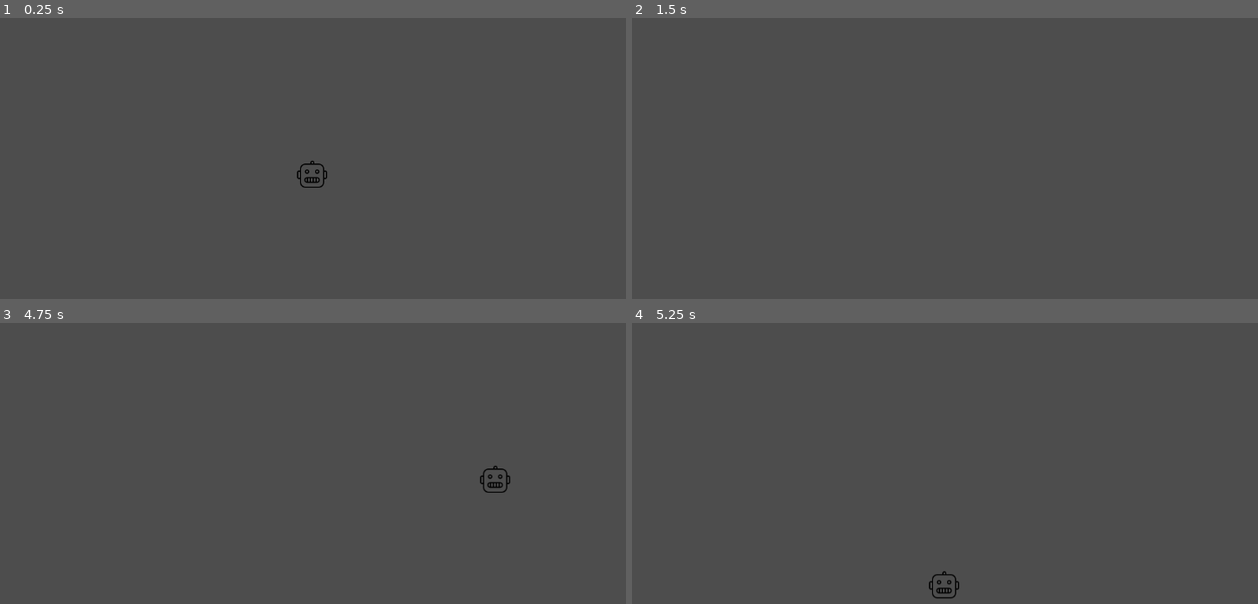
Above: before the commit, frames 1-4 (two rows, left to right).
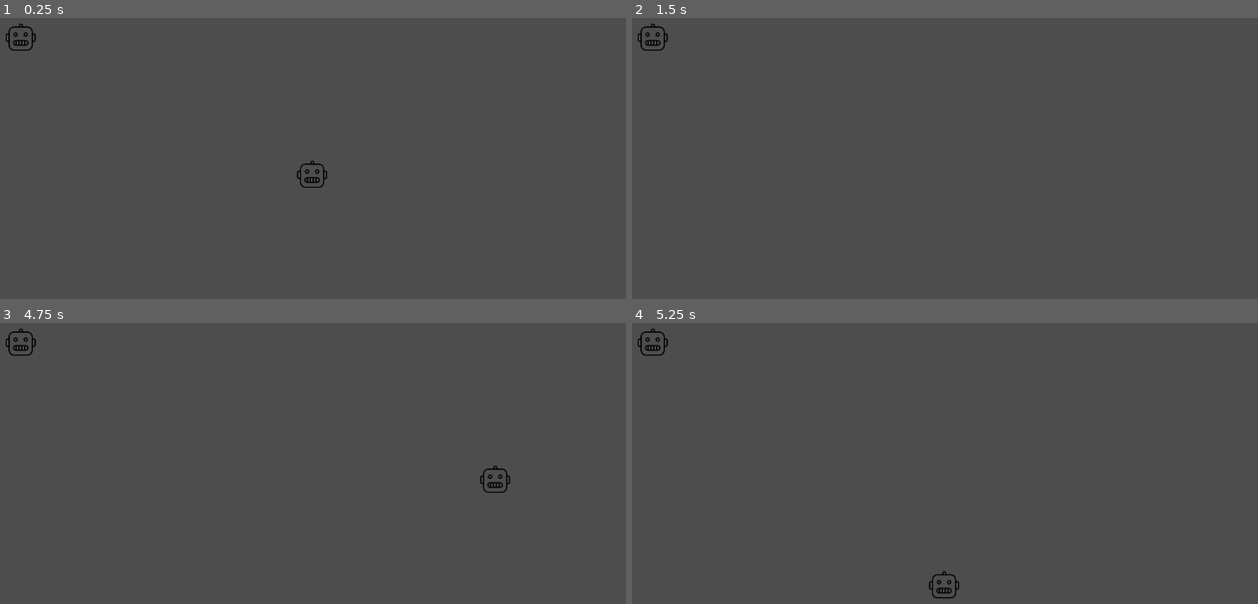
Above: after the commit, the same moments.

Repository: Black-Sheep-Studios/wire-hacking-robots
Game: Godot game, scene res://game.tscn
Same seed, same stepped clock (60 frames per second), same inputs: the game is played once before the commit and once after it.
Inputs:
- Up to frame 1 (0.25 s): no input
- Up to frame 2 (1.5 s): tap Enter at 0.5 s; hold D (move_right) 0.53-1.28 s; tap Space (primary_action) at 0.6, 1.35 s; hold S (move_down) from 1.28 s (still down)
- Up to frame 3 (4.75 s): tap Space (primary_action) at 2, 2.1, 2.85, 3.5, 3.6, 4.35 s; release S (move_down) at 2.03 s; hold D (move_right) 2.03-2.78 s; tap Enter at 2.75, 4.25 s; hold W (move_up) 2.78-3.53 s; hold A (move_left) from 3.53 s (still down)
- Up to frame 4 (5.25 s): release A (move_left) at 5.03 s; hold S (move_down) from 5.03 s (still down); tap Space (primary_action) at 5.1 s

The runs differ from the first frame. In frame 1, 0.1% of the frame differs, in the area x 0-6%, y 2-12%; in frame 2, 0.1%; in frame 3, 0.1%; in frame 4, 0.1%.
Error after the commit: Invalid access to property or key 'success' on a base object of type 'Nil'. (res://game/player/player_robot_controller.gd:38)

Commit message:
adds interaction and WIP lauching minigames

Diff:
--- /dev/null
+++ b/game/detection_area.gd
@@ -0,0 +1,12 @@
+class_name DetectionArea
+
+extends Area2D
+
+
+func get_interactables() -> Array[Interactable]:
+	var interactables: Array[Interactable] = []
+	for body in get_overlapping_bodies():
+		var interactable: Interactable = body as Interactable
+		if interactable != null:
+			interactables.append(interactable)
+	return interactables
--- a/game/input_manager.gd
+++ b/game/input_manager.gd
@@ -34,3 +34,8 @@
 
 	print("InputManager._on_scene_changed: ", scene, " controller: ", scene.get_active_controller())
 	current_controller = scene.get_active_controller()
+	if current_controller == null:
+		print("InputManager._on_scene_changed: current_controller is null")
+		return
+
+	current_controller.init(_scene_manager)
--- a/game/player/player_robot_controller.gd
+++ b/game/player/player_robot_controller.gd
@@ -5,18 +5,52 @@
 
 @export var current_robot: RobotCharacter
 
+var _scene_manager: SceneManager
 
-func process(_delta: float) -> void:
+
+func init(scene_manager: SceneManager) -> void:
+	_scene_manager = scene_manager
+
+
+func process(delta: float) -> void:
 	if !current_robot: return
 
+	var action: RobotCharacter.Action = _build_action_from_inputs()
+	action.delta = delta
+
+	var action_result: RobotCharacter.ActionResult = current_robot.act(action)
+
+	_process_action_result(action_result)
+
+
+func _build_action_from_inputs() -> RobotCharacter.Action:
 	var action: RobotCharacter.Action = RobotCharacter.Action.new()
 	action.movement_direction = Input.get_vector("move_left", "move_right", "move_up", "move_down")
 
 	if Input.is_action_just_pressed("primary_action"):
-		action.interact_target = get_interact_target()
+		action.interact_target = _get_interact_target()
 
-	current_robot.act(action)
+	return action
 
 
-func get_interact_target() -> Node2D:
-	return null
+func _process_action_result(action_result: RobotCharacter.ActionResult) -> void:
+	# TODO: maybe a failure sound effect, UI toast, etc
+	if !action_result.interact_result.success: return
+
+	var interact_result: Interactable.Result = action_result.interact_result
+
+	if [Interactable.Result.Type.CODEHACK, Interactable.Result.Type.WIREHACK].has(interact_result.type):
+		_scene_manager.set_active_scene(interact_result.minigame, true)
+
+
+func _get_interact_target() -> Interactable:
+	# TODO: this is just grabbing the closes interactable object, but this will probably make
+	# more sense later to reimplement with the mouse direction and a raycast to get whatever
+	# the player is aiming at
+	var interactables: Array[Interactable] = current_robot.interaction_reach_area.get_interactables()
+	if interactables.size() == 0: return null
+
+	interactables.sort_custom(func(a: Interactable, b: Interactable) -> bool:
+		return a.global_position.distance_to(current_robot.global_position) < b.global_position.distance_to(current_robot.global_position)
+	)
+	return interactables[0]
--- a/game/player/test_player_robot.tscn
+++ /dev/null
@@ -1,16 +0,0 @@
-[gd_scene load_steps=4 format=3 uid="uid://b7cp1skj4hd34"]
-
-[ext_resource type="Script" path="res://game/robot/robot_character.gd" id="1_1v3f5"]
-[ext_resource type="Texture2D" uid="uid://b8hjnp51lroil" path="res://assets/graphics/temp_robot.svg" id="2_ihu0e"]
-
-[sub_resource type="CircleShape2D" id="CircleShape2D_v66my"]
-radius = 24.0832
-
-[node name="TestPlayerRobot" type="CharacterBody2D"]
-script = ExtResource("1_1v3f5")
-
-[node name="Sprite" type="Sprite2D" parent="."]
-texture = ExtResource("2_ihu0e")
-
-[node name="MovementCollider" type="CollisionShape2D" parent="."]
-shape = SubResource("CircleShape2D_v66my")
--- a/game/robot/robot_character.gd
+++ b/game/robot/robot_character.gd
@@ -3,12 +3,15 @@
 extends CharacterBody2D
 
 
-enum Capabilities {
+enum Abilities {
 	DOORS,
+	HACK,
 }
 
 @export var _stats: RobotStats
-@export var _capabilities: Array[Capabilities]
+@export var _abilities: Array[Abilities]
+
+@onready var interaction_reach_area: DetectionArea = $InteractionReachArea
 
 
 func _ready() -> void:
@@ -20,17 +23,37 @@
 	move_and_slide()
 
 
-func act(action: Action) -> void:
+func act(action: Action) -> ActionResult:
+	var result: ActionResult = ActionResult.new()
+
 	set_velocity(action.movement_direction * _stats.move_speed)
-	if action.interact_target: _interact(action.interact_target)
+
+	if action.interact_target:
+		result.interact_result = _interact(action.interact_target)
+
+	return result
 
 
-func _interact(target: Node2D) -> void:
-	if target is Door:
-		if Capabilities.DOORS in _capabilities:
-			target.open()
+func can_reach(target: Node2D) -> bool:
+	return interaction_reach_area.get_overlapping_bodies().has(target)
+
+
+func can_do(ability: Abilities) -> bool:
+	return _abilities.has(ability)
+
+
+func _interact(target: Node2D) -> Interactable.Result:
+	return target.interact(self)
+
 
 
 class Action:
+	var delta: float
 	var movement_direction: Vector2
+	var aim_direction: Vector2
 	var interact_target: Node2D
+	var attack: bool
+
+
+class ActionResult:
+	var interact_result: Interactable.Result
--- /dev/null
+++ b/game/robot/robot_character.tscn
@@ -0,0 +1,27 @@
+[gd_scene load_steps=6 format=3 uid="uid://b7cp1skj4hd34"]
+
+[ext_resource type="Script" path="res://game/robot/robot_character.gd" id="1_1v3f5"]
+[ext_resource type="Texture2D" uid="uid://b8hjnp51lroil" path="res://assets/graphics/temp_robot.svg" id="2_ihu0e"]
+[ext_resource type="Script" path="res://game/detection_area.gd" id="3_n4j5c"]
+
+[sub_resource type="CircleShape2D" id="CircleShape2D_v66my"]
+radius = 24.0832
+
+[sub_resource type="CircleShape2D" id="CircleShape2D_abtjx"]
+radius = 41.0488
+
+[node name="RobotCharacter" type="CharacterBody2D"]
+script = ExtResource("1_1v3f5")
+
+[node name="Sprite" type="Sprite2D" parent="."]
+texture = ExtResource("2_ihu0e")
+
+[node name="MovementCollider" type="CollisionShape2D" parent="."]
+shape = SubResource("CircleShape2D_v66my")
+
+[node name="InteractionReachArea" type="Area2D" parent="."]
+collision_layer = 0
+script = ExtResource("3_n4j5c")
+
+[node name="CollisionShape2D" type="CollisionShape2D" parent="InteractionReachArea"]
+shape = SubResource("CircleShape2D_abtjx")
--- a/game/world/door.gd
+++ b/game/world/door.gd
@@ -6,5 +6,12 @@
 @export var is_open: bool = false
 
 
-func open() -> void:
-	is_open = true
+func interact(interactor: Node2D) -> Result:
+	var result: Result = Result.new()
+	var can_open: bool = interactor.can_do(RobotCharacter.Abilities.DOORS)
+
+	if can_open:
+		is_open = not is_open
+		result.success = true
+
+	return result
--- /dev/null
+++ b/game/world/hack.gd
@@ -0,0 +1,18 @@
+class_name Hack
+
+extends Interactable
+
+
+@export var hack_scene: PackedScene
+
+
+func interact(interactor: Node2D) -> Result:
+	var result: Result = Result.new()
+	var can_hack: bool = interactor.can_do(RobotCharacter.Abilities.HACK)
+
+	if can_hack:
+		result.type = Result.Type.CODEHACK
+		result.success = true
+		result.minigame = hack_scene
+
+	return result
--- a/game/world/interactable.gd
+++ b/game/world/interactable.gd
@@ -1,3 +1,22 @@
 class_name Interactable
 
 extends Node2D
+
+
+func interact(_interactor: Node2D) -> Result:
+	push_error("Interactable is missing interact implementation! %s" % get_path())
+	return null
+
+
+class Result:
+	# Type is used to signal back to the interactor that something else needs to happen
+	# after the interaction, e.g. starting a minigame or loading a new level
+	enum Type {
+		TERMINAL, # the interaction resolves itself, nothing else needs to happen
+		WIREHACK, # start a wirehack minigame
+		CODEHACK, # start a codehack minigame
+	}
+
+	var type: Type = Type.TERMINAL
+	var success: bool = false
+	var minigame: PackedScene
--- a/scenes/test/test_overworld.tscn
+++ b/scenes/test/test_overworld.tscn
@@ -1,10 +1,18 @@
-[gd_scene load_steps=6 format=3 uid="uid://dogs7u8f2jr8o"]
+[gd_scene load_steps=9 format=3 uid="uid://dogs7u8f2jr8o"]
 
 [ext_resource type="Script" path="res://scenes/test/test_overworld.gd" id="1_eur80"]
-[ext_resource type="PackedScene" uid="uid://b7cp1skj4hd34" path="res://game/player/test_player_robot.tscn" id="2_c2yuc"]
+[ext_resource type="PackedScene" uid="uid://b7cp1skj4hd34" path="res://game/robot/robot_character.tscn" id="2_c2yuc"]
 [ext_resource type="Script" path="res://game/player/player_robot_controller.gd" id="2_ssp5s"]
-[ext_resource type="Resource" uid="uid://bwl3j6bb8xlvb" path="res://scenes/test/test_player_robot_stats.tres" id="4_olb7j"]
-[ext_resource type="Script" path="res://game/robot/robot_character.gd" id="4_y6qp8"]
+[ext_resource type="Script" path="res://game/robot/robot_stats.gd" id="4_fhs0o"]
+[ext_resource type="Script" path="res://game/world/door.gd" id="5_871bv"]
+[ext_resource type="Texture2D" uid="uid://b8hjnp51lroil" path="res://assets/graphics/temp_robot.svg" id="6_kndo3"]
+
+[sub_resource type="Resource" id="Resource_1j45n"]
+script = ExtResource("4_fhs0o")
+move_speed = 1000
+
+[sub_resource type="CircleShape2D" id="CircleShape2D_7gysx"]
+radius = 24.0208
 
 [node name="TestOverworld" type="Node"]
 script = ExtResource("1_eur80")
@@ -15,6 +23,15 @@
 
 [node name="TestPlayerRobot" parent="." instance=ExtResource("2_c2yuc")]
 position = Vector2(609, 343)
-script = ExtResource("4_y6qp8")
-_stats = ExtResource("4_olb7j")
-_capabilities = Array[int]([])
+_stats = SubResource("Resource_1j45n")
+_abilities = Array[int]([0])
+
+[node name="Door" type="StaticBody2D" parent="."]
+position = Vector2(105, 105)
+script = ExtResource("5_871bv")
+
+[node name="Sprite2D" type="Sprite2D" parent="Door"]
+texture = ExtResource("6_kndo3")
+
+[node name="CollisionShape2D" type="CollisionShape2D" parent="Door"]
+shape = SubResource("CircleShape2D_7gysx")
--- a/scenes/test/test_player_robot_stats.tres
+++ /dev/null
@@ -1,7 +0,0 @@
-[gd_resource type="Resource" script_class="RobotStats" load_steps=2 format=3 uid="uid://bwl3j6bb8xlvb"]
-
-[ext_resource type="Script" path="res://game/robot/robot_stats.gd" id="1_8fyxn"]
-
-[resource]
-script = ExtResource("1_8fyxn")
-move_speed = 1000
--- a/util/util.gd
+++ b/util/util.gd
@@ -3,21 +3,21 @@
 extends Object
 
 
-static func require_child(parent: Node, type) -> Node:
+static func require_child(parent: Node, type: Variant) -> Node:
 	var node: Node = find_child(parent, type)
 	if node == null:
 		push_error("Required child not found")
 	return node
 
 
-static func require_sibling(node: Node, type) -> Node:
+static func require_sibling(node: Node, type: Variant) -> Node:
 	var sibling: Node = find_sibling(node, type)
 	if sibling == null:
 		push_error("Required sibling not found")
 	return sibling
 
 
-static func find_child(parent: Node, type) -> Node:
+static func find_child(parent: Node, type: Variant) -> Node:
 	var node: Node = (parent.get_children()
 	.filter(func(child: Node) -> bool:
 		return is_instance_of(child, type)
@@ -25,5 +25,13 @@
 	return node
 
 
-static func find_sibling(node: Node, type) -> Node:
+static func find_sibling(node: Node, type: Variant) -> Node:
 	return find_child(node.get_parent(), type)
+
+
+static func sort_by_distance_from(position: Vector2, nodes: Array[Node2D]) -> Array[Node2D]:
+	var result: Array[Node2D] = nodes.duplicate()
+	result.sort_custom(func(a: Node2D, b: Node2D) -> bool:
+		return position.distance_squared_to(a.global_position) < position.distance_squared_to(b.global_position)
+	)
+	return result
